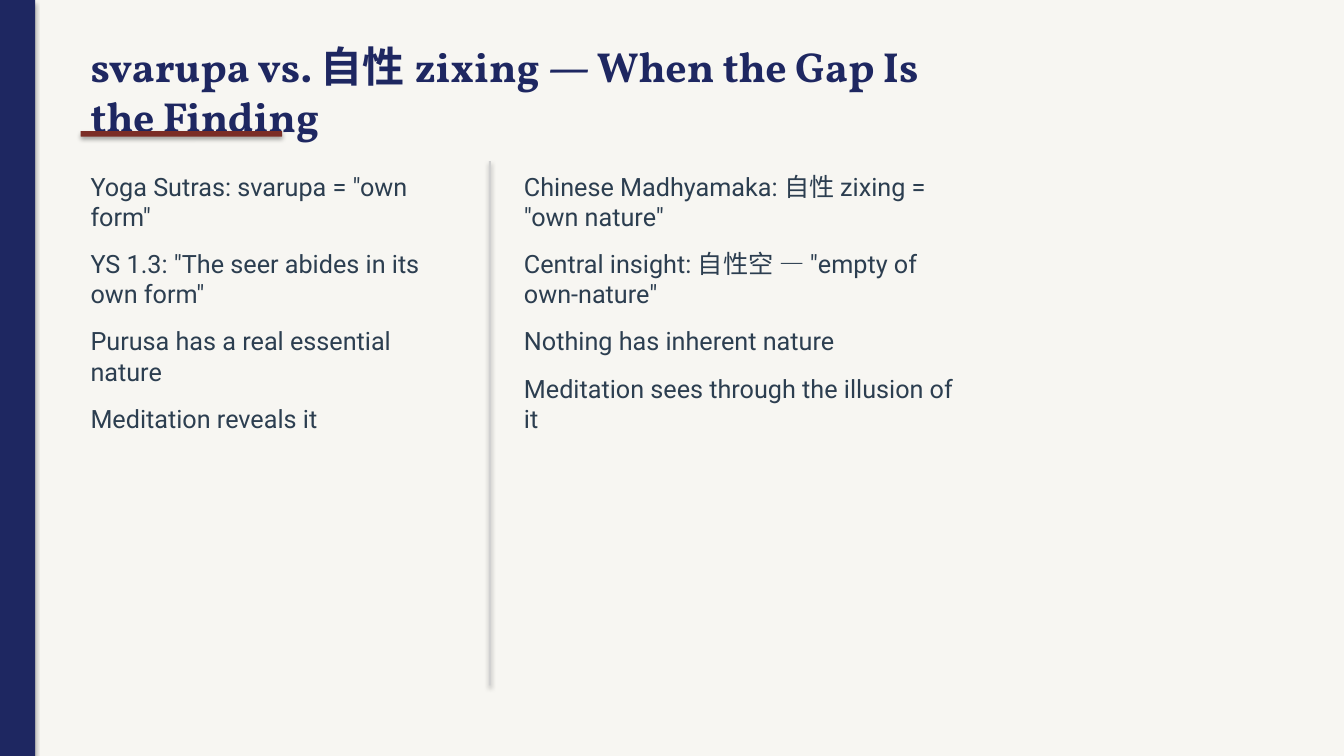
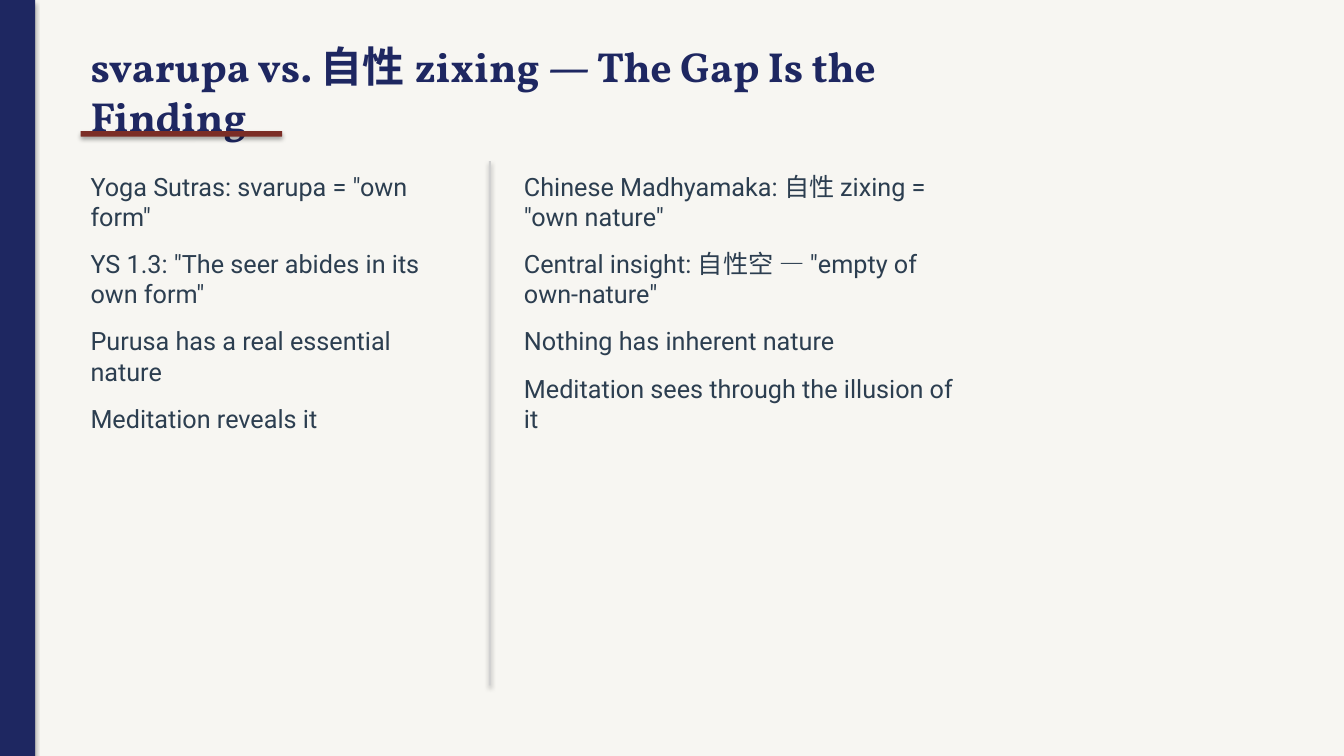
Before and after one commit to jbajaj6/sanskrit_etymology, a slide deck: slide 12 of docs/final_presentation.pptx. Drawn at 1344x756 pixels with LibreOffice and Linux fonts; fonts in the diff are those of the drawing. Boxes give left, top, right and bottom in pixels: in the first picture for what was removed or moved away, otherwise in the second. Text is boxed around its words. In the diff, an @@ line names an element or a change of style, - is before the commit and + after.

```diff
--- a/docs/final_presentation.pptx
+++ b/docs/final_presentation.pptx
@@ text at box(91, 46, 876, 143): text changed @@
-svarupa vs. 自性 zixing — When the Gap Is the Finding
+svarupa vs. 自性 zixing — The Gap Is the Finding
```
Also in this commit, not shown: 1 other file.
